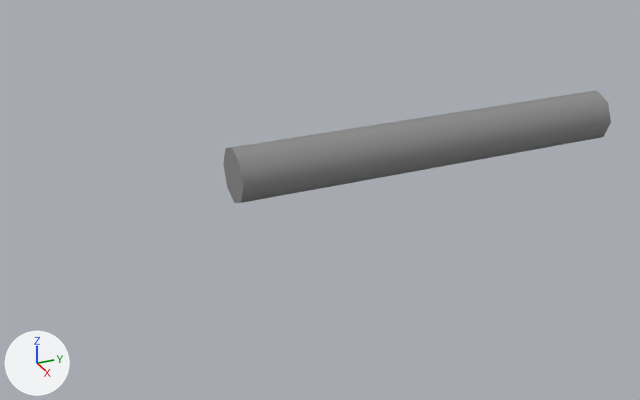
A saved change to the Blender file data/Assets/Meshes/Rifle.blend.
Before and after are seen from a camera (50 mm lens) standing at (1.297, -0.453, 0.574) and looking at (-0.031, 0.145, -0.09). The axes (+X, +Y, +Z) are drawn at lower left. The lights are the same throughout.
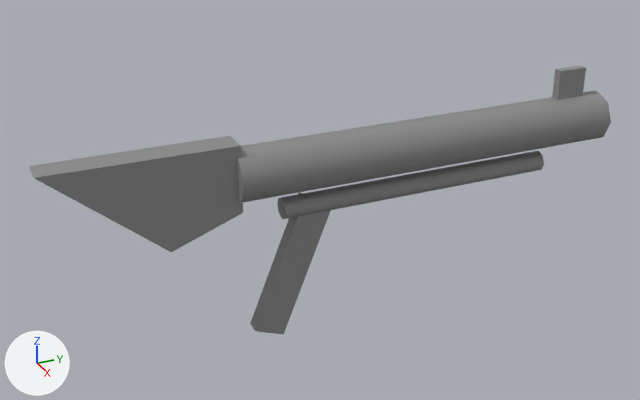
The newer file is also turned or shifted as a whole; pictures and numbers use the older file's frame.

Changed parts and their boxes [x1, y1, x2, y2] in the pictures (640 x 400 px):
'Cube.002', added: after [29, 136, 243, 252]
'Cylinder.001', added: after [277, 151, 544, 219]
'Cube.001', added: after [250, 192, 331, 335]
'Cube', added: after [552, 65, 586, 100]

Diff of the bpy script that builds the scene:
```diff
--- a/data/Assets/Meshes/Rifle.blend.py
+++ b/data/Assets/Meshes/Rifle.blend.py
@@ me_cube_002 @@
+me_cube_002.from_pydata([(0.026, -0.147, -0.067), (0.026, -0.343, 0.099), (0.026, -0.02, -0.02), (0.026, -0.02, 0.099), (-0.026, -0.147, -0.067), (-0.026, -0.343, 0.099), (-0.026, -0.02, -0.02), (-0.026, -0.02, 0.099)], [], [(0, 2, 3, 1), (2, 6, 7, 3), (6, 4, 5, 7), (4, 0, 1, 5), (2, 0, 4, 6), (7, 5, 1, 3)])
+me_cube_002.materials.append(mat_m_weapon)  # grey #8d8d8d
@@ me_cube_001 @@
+me_cube_001.from_pydata(...)  # a box spanning x -1.0..1.0, y -1.0..1.0, z -1.0..1.0
+me_cube_001.materials.append(mat_m_weapon)  # grey #8d8d8d
@@ me_cylinder_001 @@
+me_cylinder_001.from_pydata(...)  # an 8-sided cylinder along z spanning x -0.02..0.02, y -0.02..0.02, z -0.27..0.27
+me_cylinder_001.polygons.foreach_set('use_smooth', [True] * 10)
+me_cylinder_001.materials.append(mat_m_weapon)  # grey #8d8d8d
@@ ob_cube_002 @@
+ob_cube_002 = bpy.data.objects.new('Cube.002', me_cube_002)
+ob_cube_002.location = (0.0, 0.0, -0.038)
@@ ob_cube_001 @@
+ob_cube_001 = bpy.data.objects.new('Cube.001', me_cube_001)
+ob_cube_001.location = (0.0, 0.074, -0.192)
+ob_cube_001.rotation_euler = (-0.383, 0.0, 0.0)  # degrees (-22, 0, 0)
+ob_cube_001.scale = (0.0137, 0.0292, 0.132)
@@ ob_cylinder_001 @@
+ob_cylinder_001 = bpy.data.objects.new('Cylinder.001', me_cylinder_001)
+ob_cylinder_001.location = (0.0, 0.328, -0.077)
+ob_cylinder_001.rotation_euler = (1.571, 0.0, 0.0)  # degrees (90, 0, 0)
+_m = ob_cylinder_001.modifiers.new('EdgeSplit', 'EDGE_SPLIT')
+_m.split_angle = 0.897
@@ ob_cube @@
+ob_cube = bpy.data.objects.new('Cube', me_cube_001.copy())
+ob_cube.location = (0.0, 0.652, 0.072)
+ob_cube.scale = (0.00802, 0.03, 0.03)
```
